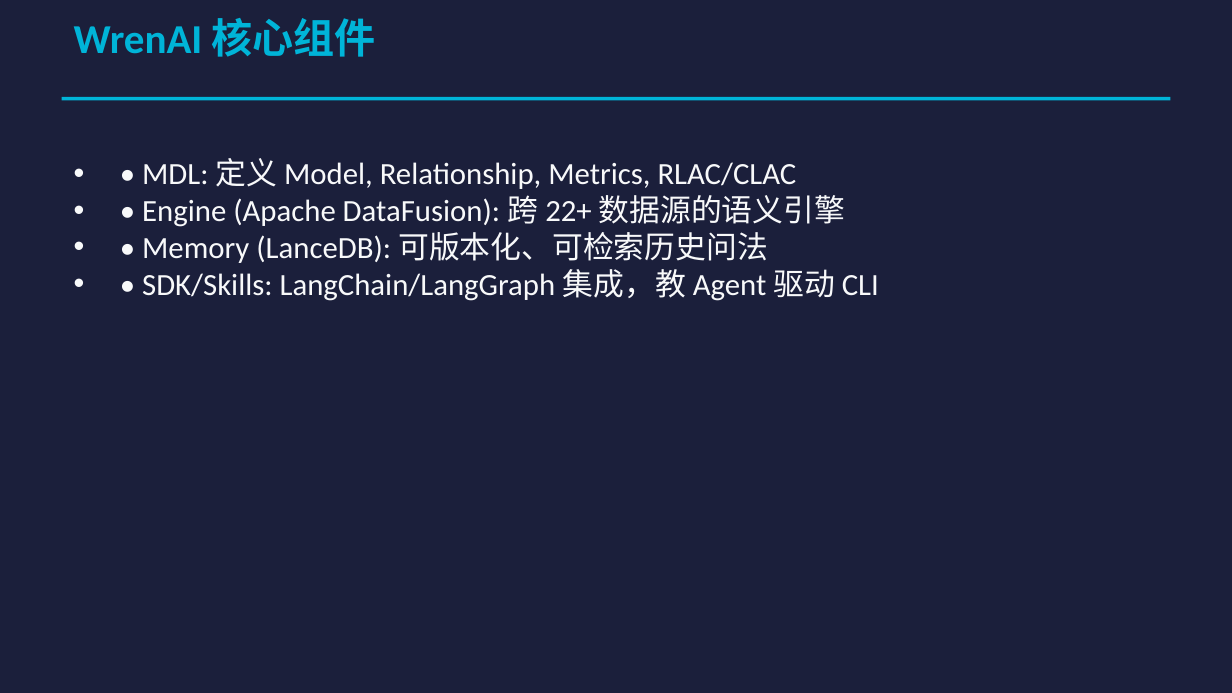
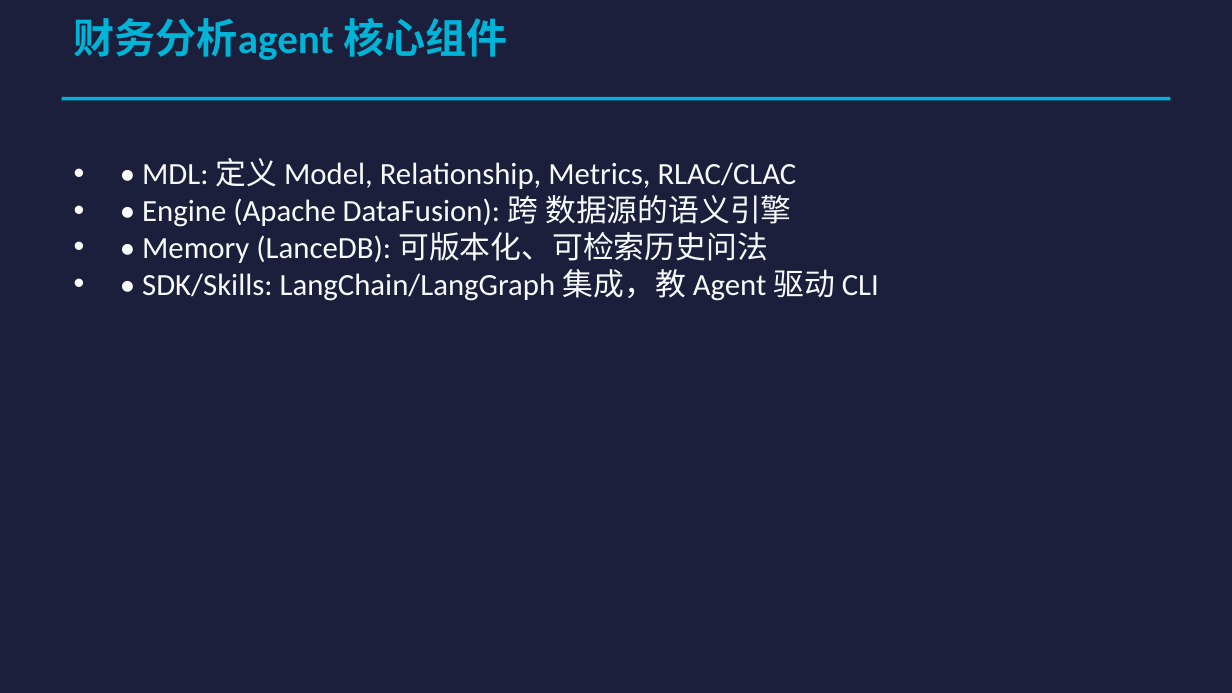
Before and after one commit to sunmoonlion/WrenAI, a slide deck: slide 19 of BI-agent研究.pptx (slide 22 before the commit). Drawn at 1232x693 pixels with LibreOffice and Linux fonts; fonts in the diff are those of the drawing. Boxes give left, top, right and bottom in pixels: in the first picture for what was removed or moved away, otherwise in the second. Text is boxed around its words. In the diff, an @@ line names an element or a change of style, - is before the commit and + after.

```diff
--- a/BI-agent研究.pptx
+++ b/BI-agent研究.pptx
@@ text at bbox=[74, 18, 507, 60]: text changed @@
-WrenAI 核心组件
+财务分析agent 核心组件
@@ text at bbox=[142, 195, 791, 227]: text changed @@
-• • Engine (Apache DataFusion): 跨 22+ 数据源的语义引擎
+• • Engine (Apache DataFusion): 跨 数据源的语义引擎
```
Also in this commit, not shown: 7 other slides changed, 10 slides removed.
